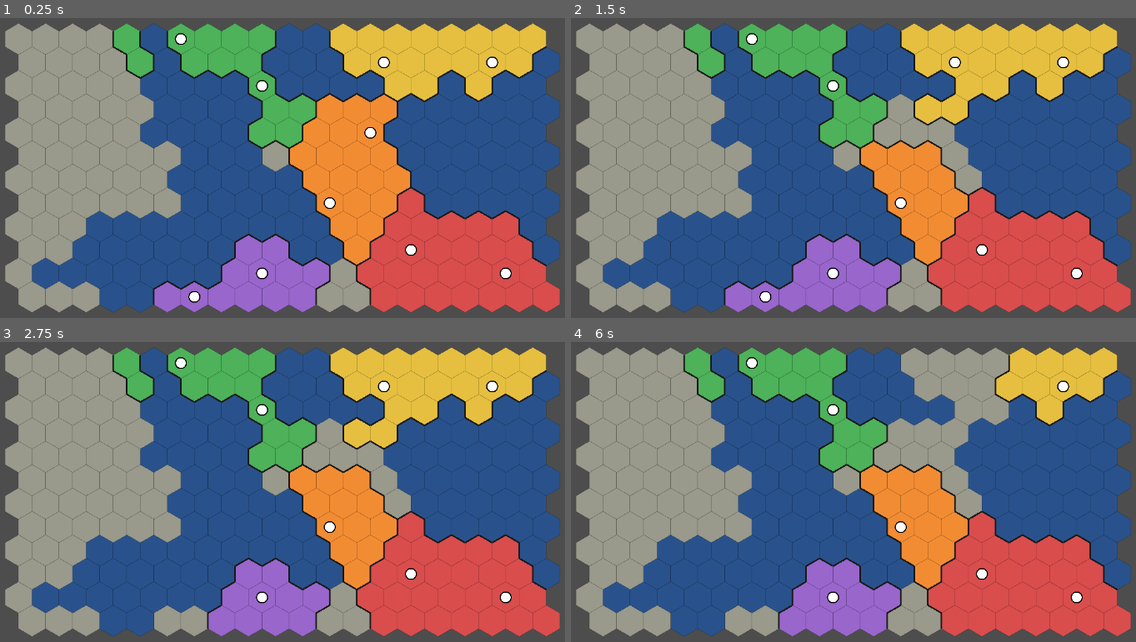
Above: before the commit, frames 1-4 (two rows, left to right).
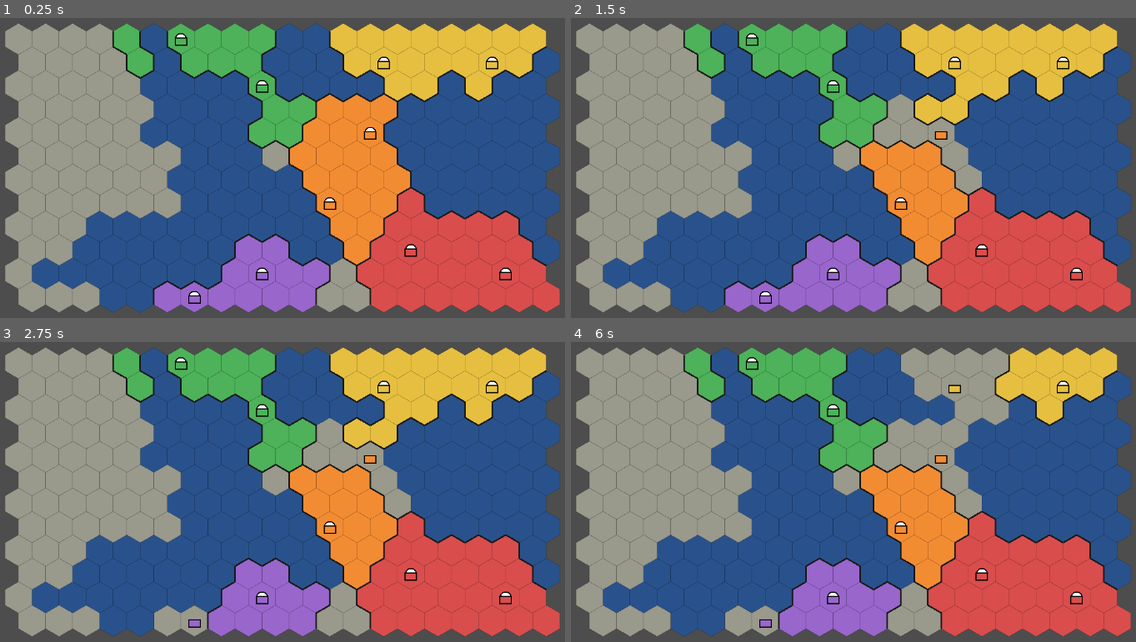
Above: after the commit, the same moments.

Repository: dwaite498/fault-lines-the-gift
Game: Godot game, scene res://scenes/main.tscn
The game is run twice, just before and just after one commit, with the same random seed, the same clock (stepped at 60 frames per second) and the same inputs.
Inputs (mouse positions are in pixels of both pictures, inside the frame that each line leads up to):
- Up to frame 1 (0.25 s): no input
- Up to frame 2 (1.5 s): tap Enter at 0.5 s; move the mouse to (1045, 183) at 0.52 s; hold D 0.53-1.28 s; tap Space at 0.6, 0.77, 1.07, 1.25, 1.35 s; click (1045, 183) at 0.67 s; move the mouse to (763, 219) at 1.27 s; click (763, 219) at 1.42 s
- Up to frame 3 (2.75 s): tap Space at 1.52, 1.82, 2.1 s; tap Enter at 2 s; move the mouse to (389, 441) at 2.02 s; hold D from 2.03 s (still down); click (389, 441) at 2.17 s
- Up to frame 4 (6 s): tap Space at 2.75, 2.85, 3.02, 3.32, 3.6, 3.77, 4.07, 4.25, 4.35, 4.52, 4.82, 5.1, 5.85 s; move the mouse to (864, 600) at 2.77 s; click (864, 600) at 2.92 s; tap Enter at 3.5 s; move the mouse to (1096, 582) at 3.52 s; release D at 3.53 s; click (1096, 582) at 3.67 s; move the mouse to (695, 468) at 4.27 s; click (695, 468) at 4.42 s; move the mouse to (932, 525) at 5.02 s; click (932, 525) at 5.17 s; move the mouse to (797, 432) at 5.77 s; hold D from 5.78 s (still down); click (797, 432) at 5.92 s

The runs differ from the first frame. In frame 1, 0.6% of the frame differs, in the area x 30-91%, y 6-96%; in frame 2, 0.6%; in frame 3, 0.6%; in frame 4, 0.6%.

Commit message:
Add divisions: JSON template, city spawns, select and move, end turn (Task 5)

Diff:
--- /dev/null
+++ b/data/divisions_config.json
@@ -0,0 +1,10 @@
+{
+	"infantry": {
+		"strength": 100,
+		"organization": 30,
+		"morale": 0.5,
+		"attack": 10,
+		"defense": 12,
+		"move": 1
+	}
+}
--- /dev/null
+++ b/scripts/combat/division.gd
@@ -0,0 +1,34 @@
+class_name Division
+extends RefCounted
+## One military division. Plain data; rules live in DivisionRoster.
+
+var id: int
+var nation: int
+var hex: Vector2i
+var strength: float
+var org: float
+## Multiplier for how fast organization recovers.
+var morale: float
+var attack: float
+var defense: float
+## Hexes it may move per turn.
+var move: int
+var moves_left: int
+var supplied := true
+var fortify_level := 0
+
+
+static func from_template(new_id: int, owner_nation: int, start_hex: Vector2i,
+		template: Dictionary) -> Division:
+	var d := Division.new()
+	d.id = new_id
+	d.nation = owner_nation
+	d.hex = start_hex
+	d.strength = float(template.strength)
+	d.org = float(template.organization)
+	d.morale = float(template.morale)
+	d.attack = float(template.attack)
+	d.defense = float(template.defense)
+	d.move = int(template.move)
+	d.moves_left = d.move
+	return d
--- /dev/null
+++ b/scripts/combat/division_roster.gd
@@ -0,0 +1,50 @@
+class_name DivisionRoster
+extends RefCounted
+## Holds all divisions and the movement rules.
+
+const CONFIG_PATH := "res://data/divisions_config.json"
+
+var divisions: Array[Division] = []
+var templates: Dictionary = {}
+
+
+static func load_templates(path := CONFIG_PATH) -> Dictionary:
+	return JSON.parse_string(FileAccess.get_file_as_string(path))
+
+
+## Puts one division of template_name on every city hex, owned by that city's nation.
+func spawn_at_cities(hex_map: HexMap, template_name := "infantry") -> void:
+	if templates.is_empty():
+		templates = load_templates()
+	divisions.clear()
+	for city in hex_map.cities:
+		divisions.append(Division.from_template(divisions.size(), city.nation,
+				city.cell, templates[template_name]))
+
+
+func division_at(hex: Vector2i) -> Division:
+	for d in divisions:
+		if d.hex == hex:
+			return d
+	return null
+
+
+## True if d has a move left and hex is an adjacent, unoccupied land hex.
+func can_move(d: Division, hex: Vector2i, hex_map: HexMap) -> bool:
+	return (d.moves_left > 0
+			and hex in hex_map.neighbors(d.hex)
+			and hex_map.cells[hex] != HexMap.WATER
+			and division_at(hex) == null)
+
+
+func try_move(d: Division, hex: Vector2i, hex_map: HexMap) -> bool:
+	if not can_move(d, hex, hex_map):
+		return false
+	d.hex = hex
+	d.moves_left -= 1
+	return true
+
+
+func end_turn() -> void:
+	for d in divisions:
+		d.moves_left = d.move
--- a/scripts/main.gd
+++ b/scripts/main.gd
@@ -1,9 +1,12 @@
 extends Node2D
-## Entry scene. Builds the map from data/ configs and shows it.
-## Debug: press D to remove the newest city (tests nation elimination).
+## Entry scene. Builds the map and divisions from data/ configs and shows them.
+## Controls: click your division to select it, click an adjacent land hex to move.
+## Space ends the turn. Debug: D removes the newest city.
 
 const GAME_TITLE := "Fault Lines: The Gift"
 const MAP_CONFIG_PATH := "res://data/map_config.json"
+## The human player's nation for now.
+const PLAYER_NATION := 0
 
 var _view: MapView
 
@@ -12,14 +15,24 @@
 	get_window().title = GAME_TITLE
 	_view = MapView.new()
 	_view.hex_map = HexMap.from_config_file(MAP_CONFIG_PATH)
+	_view.roster = DivisionRoster.new()
+	_view.roster.spawn_at_cities(_view.hex_map)
 	add_child(_view)
 
 
 func _unhandled_input(event: InputEvent) -> void:
-	if not OS.is_debug_build():
+	var click := event as InputEventMouseButton
+	if click and click.pressed and click.button_index == MOUSE_BUTTON_LEFT:
+		_on_hex_clicked(_view.pixel_to_hex(click.position))
 		return
 	var key := event as InputEventKey
-	if key and key.pressed and not key.echo and key.keycode == KEY_D:
+	if not key or not key.pressed or key.echo:
+		return
+	if key.keycode == KEY_SPACE:
+		_view.roster.end_turn()
+		print("Turn ended")
+		_view.queue_redraw()
+	elif key.keycode == KEY_D and OS.is_debug_build():
 		var hex_map := _view.hex_map
 		if hex_map.cities.is_empty():
 			return
@@ -27,3 +40,15 @@
 		var eliminated := hex_map.remove_city(city.id)
 		print("Removed city %d; eliminated nations: %s" % [city.id, eliminated])
 		_view.queue_redraw()
+
+
+func _on_hex_clicked(hex: Vector2i) -> void:
+	if hex == Vector2i(-1, -1):
+		return
+	var roster := _view.roster
+	if _view.selected and roster.try_move(_view.selected, hex, _view.hex_map):
+		pass
+	else:
+		var d := roster.division_at(hex)
+		_view.selected = d if d and d.nation == PLAYER_NATION else null
+	_view.queue_redraw()
--- a/scripts/map/map_view.gd
+++ b/scripts/map/map_view.gd
@@ -12,6 +12,8 @@
 ]
 
 var hex_map: HexMap
+var roster: DivisionRoster
+var selected: Division
 
 
 func hex_to_pixel(cell: Vector2i) -> Vector2:
@@ -39,6 +41,33 @@
 		var center := hex_to_pixel(city.cell)
 		draw_circle(center, HEX_SIZE * 0.35, Color.WHITE)
 		draw_arc(center, HEX_SIZE * 0.35, 0.0, TAU, 24, Color.BLACK, 2.0)
+	if roster:
+		for d in roster.divisions:
+			_draw_counter(d)
+
+
+## A small rectangle in the owner's color; yellow outline when selected,
+## faded once it has no moves left.
+func _draw_counter(d: Division) -> void:
+	var rect := Rect2(hex_to_pixel(d.hex) + Vector2(-11, -2), Vector2(22, 14))
+	var color := _color_for(d.nation)
+	if d.moves_left <= 0:
+		color = color.darkened(0.4)
+	draw_rect(rect, color)
+	var outline := Color.YELLOW if d == selected else Color.BLACK
+	draw_rect(rect, outline, false, 2.0)
+
+
+## The cell under a pixel position, or Vector2i(-1, -1) if none.
+func pixel_to_hex(pos: Vector2) -> Vector2i:
+	var best := Vector2i(-1, -1)
+	var best_dist := HEX_SIZE
+	for cell in hex_map.cells:
+		var dist := pos.distance_to(hex_to_pixel(cell))
+		if dist < best_dist:
+			best_dist = dist
+			best = cell
+	return best
 
 
 func _draw_shared_edge(cell: Vector2i, other: Vector2i) -> void:
Not shown, added: scripts/combat/division.gd.uid
Not shown, added: scripts/combat/division_roster.gd.uid
